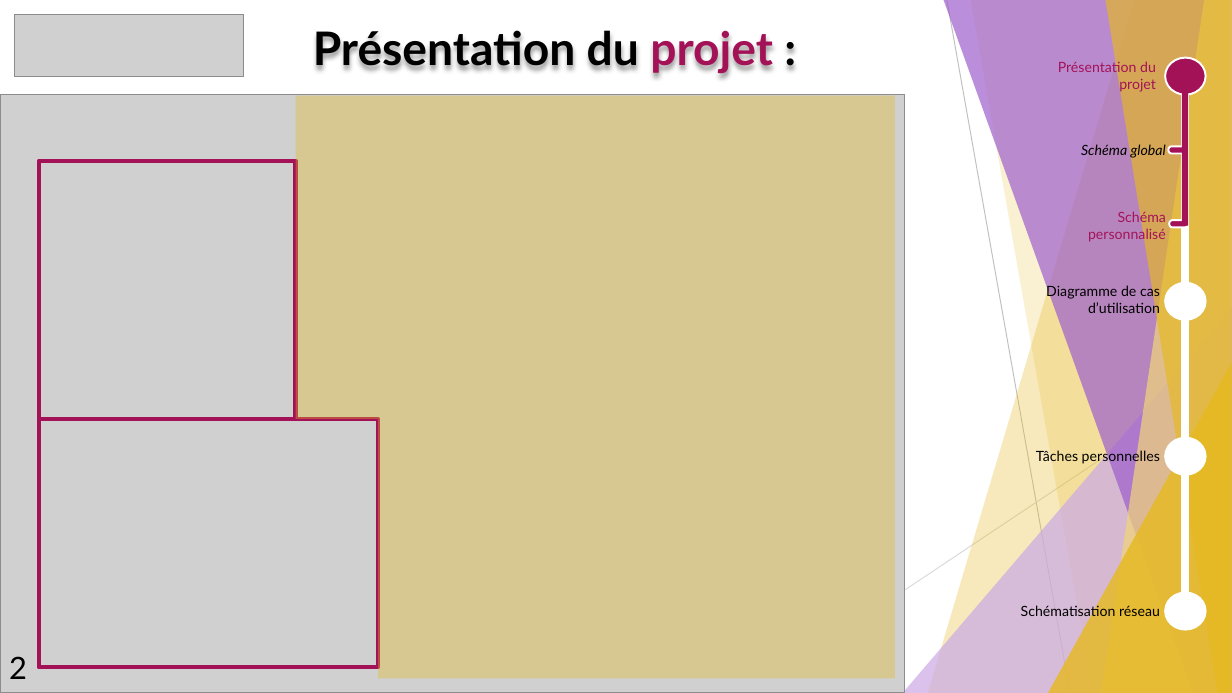
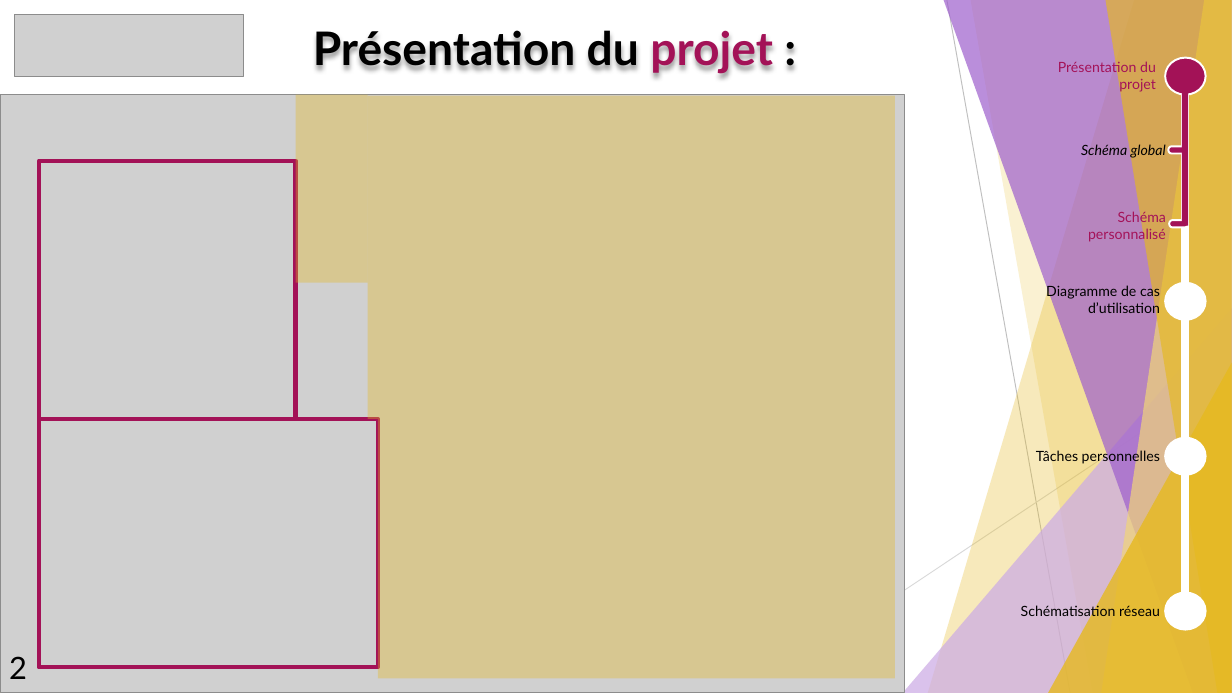
Before and after one commit to GuiguiMvn/Systeme-Escape-Game-Telethon, a slide deck: slide 4 of Nathan/Compte-rendus/REVUE-R1-GUIGAND-SFL6.pptx. Drawn at 1232x693 pixels with LibreOffice and Linux fonts; fonts in the diff are those of the drawing; grey boxes stand for pictures. Boxes give left, top, right and bottom in pixels: in the first picture for what was removed or moved away, otherwise in the second. Text is boxed around its words. In the diff, an @@ line names an element or a change of style, - is before the commit and + after.

```diff
--- a/Nathan/Compte-rendus/REVUE-R1-GUIGAND-SFL6.pptx
+++ b/Nathan/Compte-rendus/REVUE-R1-GUIGAND-SFL6.pptx
@@ rectangle added at bbox=[296, 94, 368, 283], fill #E6B91E at 35% opacity @@
@@ rectangle: place and size @@
-rectangle at bbox=[296, 96, 896, 420]
+rectangle at bbox=[368, 96, 896, 420]
```
Also in this commit, not shown: 1 other slide changed, 2 other files.
